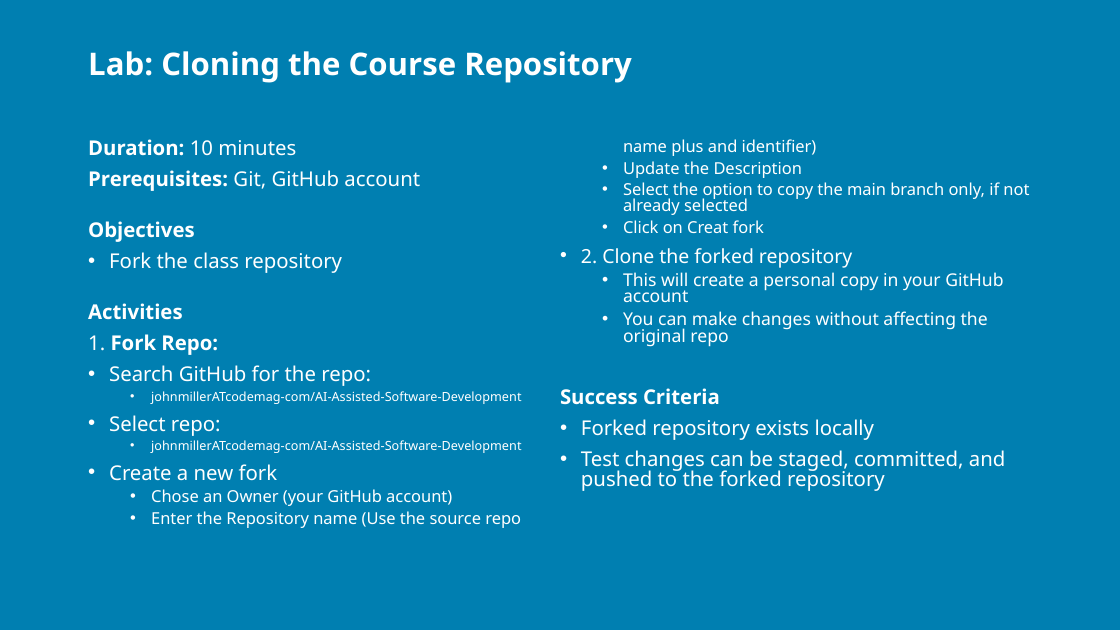
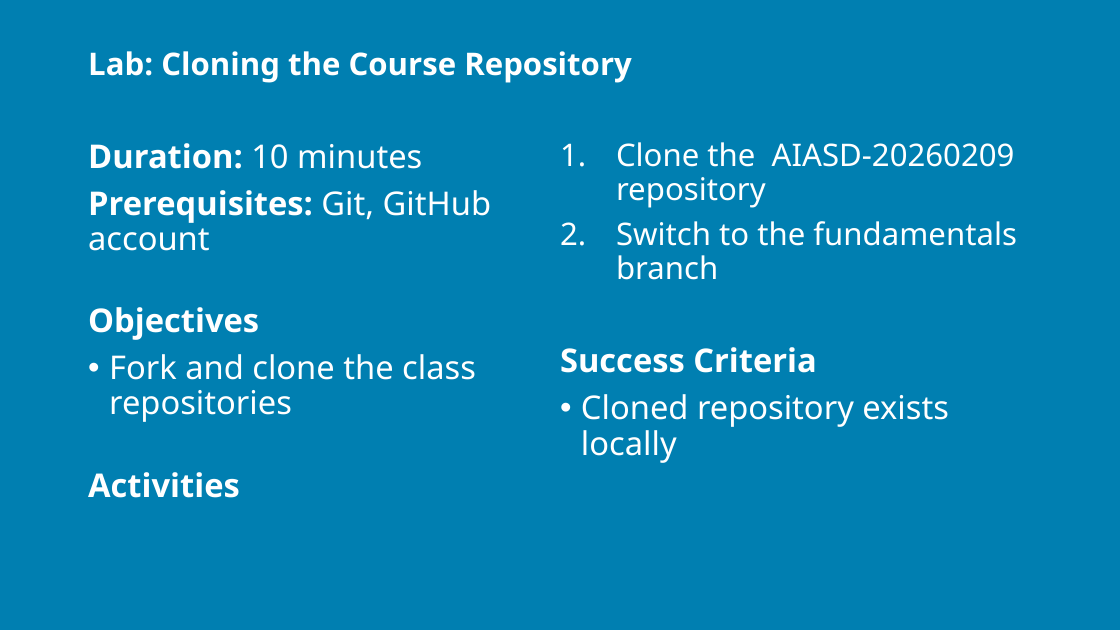
Before and after one commit to j0hnnymiller/AI-Assisted-Software-Development, a slide deck: slide 56 of Slides/AIASD-Fundementals-slides.pptx (slide 60 before the commit). Drawn at 1120x630 pixels with LibreOffice and Linux fonts; fonts in the diff are those of the drawing; background and template pictures are left out. Boxes give left, top, right and bottom in pixels: in the first picture for what was removed or moved away, otherwise in the second. Text is boxed around its words. In the diff, an @@ line names an element or a change of style, - is before the commit and + after.

Commit message:
Update slides

```diff
--- a/Slides/AIASD-Fundementals-slides.pptx
+++ b/Slides/AIASD-Fundementals-slides.pptx
@@ text at box(88, 143, 817, 498): size 13.1 to 21 pt in "Duration: 10 minutes", "Prerequisites: Git, GitHub account", "Objectives", "Activities" and 1 more places; line spacing 0.8 to 0.9 @@
@@ text at box(616, 142, 1017, 280): text changed; size 10.6 to 20 pt @@
-1. Fork Repo:
-• Search GitHub for the repo:
-  • johnmillerATcodemag-com/AI-Assisted-Software-Development
-• Select repo:
-  • johnmillerATcodemag-com/AI-Assisted-Software-Development
-• Create a new fork
-  • Chose an Owner (your GitHub account)
-  • Enter the Repository name (Use the source repo name plus and identifier)
-  • Update the Description
-  • Select the option to copy the main branch only, if not already selected
-  • Click on Creat fork
-• 2. Clone the forked repository
-  • This will create a personal copy in your GitHub account
-  • You can make changes without affecting the original repo
+1. Clone the AIASD-20260209 repository
+2. Switch to the fundamentals branch
@@ text at box(109, 354, 476, 422): text changed; size 13.1 to 21 pt @@
-• Fork the class repository
+• Fork and clone the class repositories
@@ text at box(581, 394, 949, 463): text changed; size 13.1 to 21 pt @@
-• Forked repository exists locally
-• Test changes can be staged, committed, and pushed to the forked repository
+• Cloned repository exists locally
```
Also in this commit, not shown: 34 other slides changed, 7 slides added, 1 other file.
